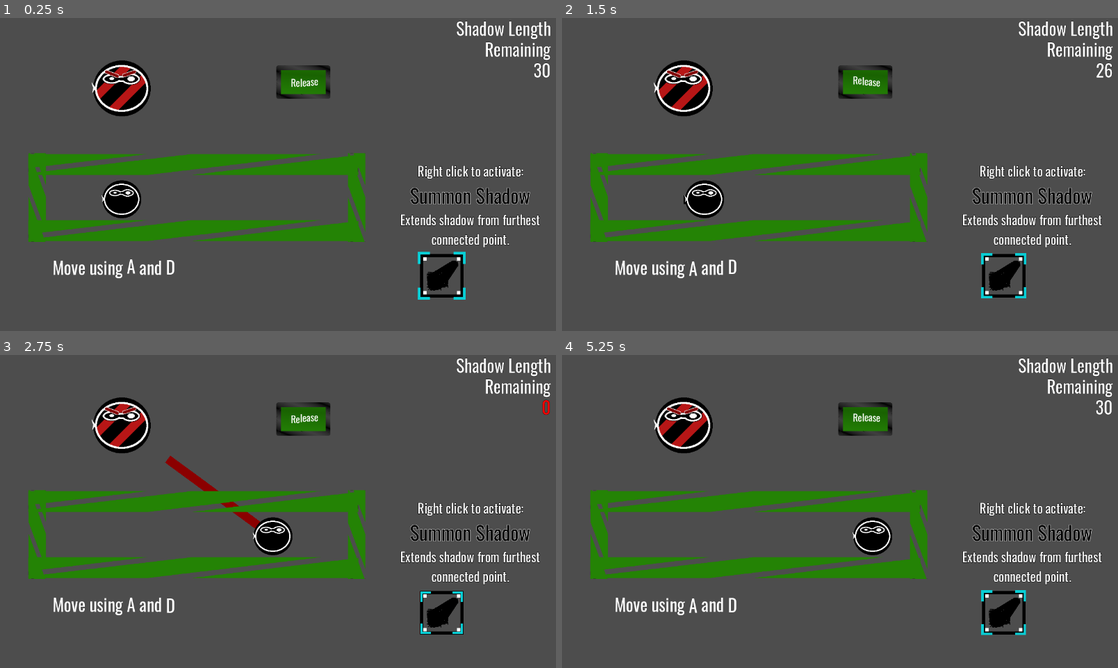
Above: before the commit, frames 1-4 (two rows, left to right).
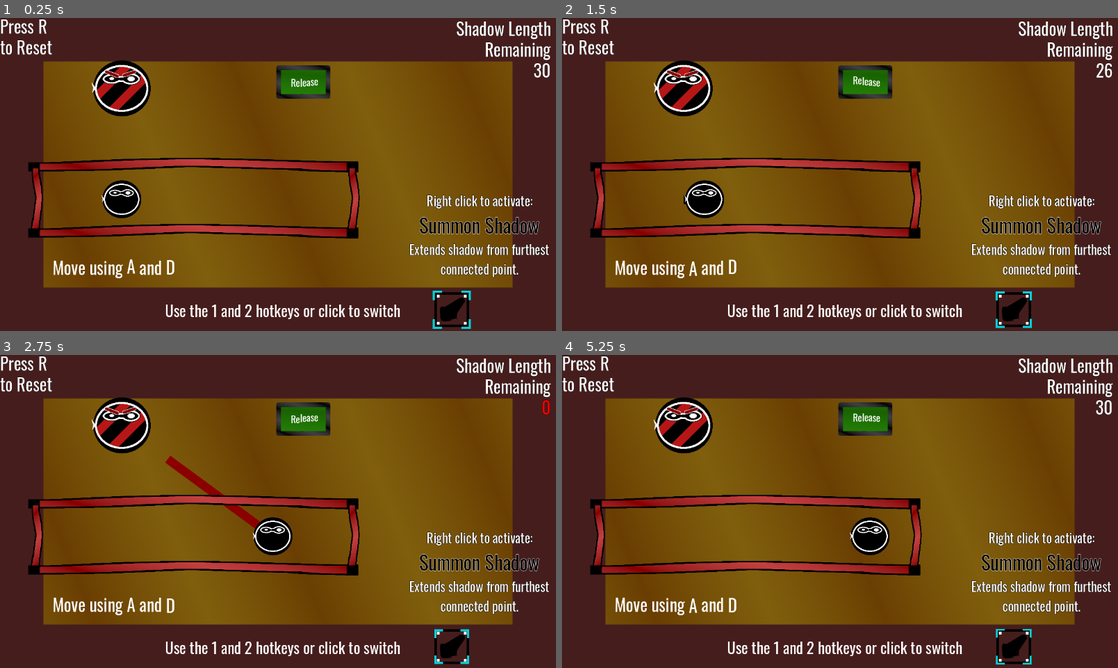
Above: after the commit, the same moments.

Repository: Goldenlion5648/LudumDare55
Game: Godot game, scene res://levels/level0.tscn
The game is run twice, just before and just after one commit, with the same random seed, the same clock (stepped at 60 frames per second) and the same inputs. Sound files missing from this copy of the repository are replaced by a short silence.
Inputs (mouse positions are in pixels of both pictures, inside the frame that each line leads up to; where the layout moved, square brackets give the same spot in the first picture):
- Up to frame 1 (0.25 s): no input
- Up to frame 2 (1.5 s): click (1012, 309) [1001, 274] at 0.5 s; tap Enter (ui_accept) at 1.25 s; move the mouse to (684, 199) at 1.27 s; hold Right (ui_right) from 1.28 s (still down); right-click (684, 199) at 1.35 s; click (684, 199) at 1.42 s
- Up to frame 3 (2.75 s): keep holding Right (ui_right); tap Enter (ui_accept) at 1.52, 2, 2.27 s; move the mouse to (122, 423) at 2.02 s; tap Space (clear_shadows) at 2.1 s; click (122, 423) at 2.17 s
- Up to frame 4 (5.25 s): tap Enter (ui_accept) at 2.75, 3.5, 3.77, 4.25, 4.52, 5 s; release Right (ui_right) at 2.78 s; hold Left (ui_left) 2.78-3.53 s; tap 2 (select_balloon) at 2.85 s; click (684, 423) at 2.92 s; move the mouse to (1029, 420) at 3.52 s; hold Right (ui_right) 3.53-5.03 s; tap 3 (select_light) at 3.6 s; click (1029, 420) at 3.67 s; move the mouse to (1034, 545) at 4.27 s; tap 1 (select_shadow) at 4.35 s; click (1034, 545) at 4.42 s; move the mouse to (673, 464) at 5.02 s; hold Left (ui_left) from 5.03 s (still down); right-click (673, 464) at 5.1 s; click (673, 464) at 5.17 s

The runs differ from the first frame. In frame 1, 96% of the frame differs, in the area x 0-100%, y 0-100%; in frame 2, 96%; in frame 3, 95%; in frame 4, 96%.

Commit message:
2 new levels

Diff:
--- a/levels/level0.tscn
+++ b/levels/level0.tscn
@@ -1,5 +1,6 @@
-[gd_scene load_steps=8 format=3 uid="uid://b36n5100v6a65"]
+[gd_scene load_steps=9 format=3 uid="uid://b36n5100v6a65"]
 
+[ext_resource type="PackedScene" uid="uid://dfsvjahgsc7lm" path="res://objects/background_holder.tscn" id="1_odmns"]
 [ext_resource type="PackedScene" uid="uid://c47saxuqrc270" path="res://objects/win_button.tscn" id="2_kd3ld"]
 [ext_resource type="Script" path="res://objects/shadow_controller.gd" id="3_d1x70"]
 [ext_resource type="PackedScene" uid="uid://jgfu8alemrxr" path="res://objects/player.tscn" id="4_fiee0"]
@@ -9,6 +10,9 @@
 [ext_resource type="PackedScene" uid="uid://ct20hjxw8kjjl" path="res://objects/wall_holder.tscn" id="7_p3mkn"]
 
 [node name="level0" type="Node2D"]
+
+[node name="background_holder" parent="." instance=ExtResource("1_odmns")]
+visible = false
 
 [node name="shadow_controller" type="Node2D" parent="." node_paths=PackedStringArray("player")]
 unique_name_in_owner = true
--- a/levels/level2.tscn
+++ b/levels/level2.tscn
@@ -7,6 +7,8 @@
 [ext_resource type="PackedScene" uid="uid://d4m15mq6e5jsn" path="res://objects/captureable_character.tscn" id="5_2nhyv"]
 [ext_resource type="PackedScene" uid="uid://ct20hjxw8kjjl" path="res://objects/wall_holder.tscn" id="6_lh6l7"]
 [ext_resource type="PackedScene" uid="uid://cxtcvyjqensai" path="res://objects/ui_holder.tscn" id="7_y7sc3"]
+[ext_resource type="PackedScene" uid="uid://cokodeof6ddtx" path="res://particles/balloon_particles.tscn" id="8_5itc5"]
+[ext_resource type="Script" path="res://particles/balloon_particles.gd" id="9_lc81v"]
 
 [node name="level2" type="Node2D"]
 
@@ -37,3 +39,12 @@
 scale = Vector2(0.400001, 1)
 
 [node name="ui_holder" parent="." instance=ExtResource("7_y7sc3")]
+
+[node name="balloon_particles" parent="." instance=ExtResource("8_5itc5")]
+position = Vector2(538, 277)
+emitting = false
+lifetime = 1.5
+initial_velocity_max = 101.85
+angular_velocity_max = 10.0
+orbit_velocity_min = -0.4
+script = ExtResource("9_lc81v")
--- a/levels/level3.tscn
+++ b/levels/level3.tscn
@@ -17,29 +17,29 @@
 starting_shadow_power = 330
 
 [node name="win_button" parent="." node_paths=PackedStringArray("node_to_remove") instance=ExtResource("2_cjqfl")]
-position = Vector2(194, -205)
+position = Vector2(-404, -229)
 node_to_remove = NodePath("../wall_holder")
 
 [node name="win_button2" parent="." node_paths=PackedStringArray("node_to_remove") instance=ExtResource("2_cjqfl")]
-position = Vector2(-54, -40)
+position = Vector2(140, 187)
 node_to_remove = NodePath("../wall_holder")
 
 [node name="Camera2D" type="Camera2D" parent="."]
 
 [node name="player" parent="." instance=ExtResource("3_6cetf")]
 unique_name_in_owner = true
-position = Vector2(-459, 180)
+position = Vector2(-234, -35)
 platform_wall_layers = 1
 script = ExtResource("4_heqhv")
 
 [node name="captureableCharacter" parent="." instance=ExtResource("5_ut7oy")]
-position = Vector2(-360, -198)
+position = Vector2(-134, -235)
 
 [node name="captureableCharacter2" parent="." instance=ExtResource("5_ut7oy")]
-position = Vector2(-359, -35)
+position = Vector2(-228, 184)
 
 [node name="wall_holder" parent="." instance=ExtResource("6_lhw31")]
-position = Vector2(-455, 123)
+position = Vector2(-230, -92)
 scale = Vector2(0.4, 1)
 
 [node name="ui_holder" parent="." instance=ExtResource("7_pfqi4")]
--- /dev/null
+++ b/levels/level4.tscn
@@ -0,0 +1,45 @@
+[gd_scene load_steps=8 format=3 uid="uid://dprutqmb0tan8"]
+
+[ext_resource type="Script" path="res://objects/shadow_controller.gd" id="1_pbuj3"]
+[ext_resource type="PackedScene" uid="uid://c47saxuqrc270" path="res://objects/win_button.tscn" id="2_084xf"]
+[ext_resource type="PackedScene" uid="uid://jgfu8alemrxr" path="res://objects/player.tscn" id="3_0o5wl"]
+[ext_resource type="Script" path="res://objects/player.gd" id="4_x3777"]
+[ext_resource type="PackedScene" uid="uid://d4m15mq6e5jsn" path="res://objects/captureable_character.tscn" id="5_dkh3o"]
+[ext_resource type="PackedScene" uid="uid://ct20hjxw8kjjl" path="res://objects/wall_holder.tscn" id="6_yrpsq"]
+[ext_resource type="PackedScene" uid="uid://cxtcvyjqensai" path="res://objects/ui_holder.tscn" id="7_uvga7"]
+
+[node name="level4" type="Node2D"]
+
+[node name="shadow_controller" type="Node2D" parent="." node_paths=PackedStringArray("player")]
+unique_name_in_owner = true
+script = ExtResource("1_pbuj3")
+player = NodePath("../player")
+starting_shadow_power = 330
+
+[node name="win_button" parent="." node_paths=PackedStringArray("node_to_remove") instance=ExtResource("2_084xf")]
+position = Vector2(194, -205)
+node_to_remove = NodePath("../wall_holder")
+
+[node name="win_button2" parent="." node_paths=PackedStringArray("node_to_remove") instance=ExtResource("2_084xf")]
+position = Vector2(-54, -40)
+node_to_remove = NodePath("../wall_holder")
+
+[node name="Camera2D" type="Camera2D" parent="."]
+
+[node name="player" parent="." instance=ExtResource("3_0o5wl")]
+unique_name_in_owner = true
+position = Vector2(-459, 180)
+platform_wall_layers = 1
+script = ExtResource("4_x3777")
+
+[node name="captureableCharacter" parent="." instance=ExtResource("5_dkh3o")]
+position = Vector2(-360, -198)
+
+[node name="captureableCharacter2" parent="." instance=ExtResource("5_dkh3o")]
+position = Vector2(-359, -35)
+
+[node name="wall_holder" parent="." instance=ExtResource("6_yrpsq")]
+position = Vector2(-455, 123)
+scale = Vector2(0.4, 1)
+
+[node name="ui_holder" parent="." instance=ExtResource("7_uvga7")]
--- /dev/null
+++ b/objects/background_holder.tscn
@@ -0,0 +1,22 @@
+[gd_scene load_steps=2 format=3 uid="uid://dfsvjahgsc7lm"]
+
+[ext_resource type="Texture2D" uid="uid://3y8g6fr7tnyd" path="res://textures/background2.png" id="1_spw6t"]
+
+[node name="background_holder" type="Control"]
+layout_mode = 3
+anchors_preset = 15
+anchor_right = 1.0
+anchor_bottom = 1.0
+offset_left = -640.0
+offset_top = -360.0
+offset_right = 640.0
+offset_bottom = 360.0
+grow_horizontal = 2
+grow_vertical = 2
+mouse_filter = 1
+
+[node name="TextureRect" type="TextureRect" parent="."]
+layout_mode = 0
+offset_right = 40.0
+offset_bottom = 40.0
+texture = ExtResource("1_spw6t")
--- a/objects/capturable.gd
+++ b/objects/capturable.gd
@@ -3,7 +3,11 @@
 
 @export var shadow_worth = 100
 @export var walkable = true
-var is_captured = false
+var is_captured = false:
+	set(val):
+		is_captured = val
+		change_color()
+
 
 var mouse_is_inside = false
 
@@ -28,6 +32,16 @@
 	mouse_is_inside = false
 	# print("mouse exited")
 
+func change_color():
+	print("changed color")
+	prints("is captured", is_captured)
+	if is_captured and self.get_parent().name != "player":
+		self.get_parent().modulate = Color(0.2745, 0.1608, 0.1608, 1)
+	else:
+		self.get_parent().modulate = Color(1, 1, 1, 1)
+		#(self as Node2D).get_parent()
+
+
 func _input(event: InputEvent) -> void:
 	if event is InputEventMouse and mouse_is_inside:
 		# print("had mouse")
--- a/objects/globals.gd
+++ b/objects/globals.gd
@@ -13,6 +13,8 @@
 signal retrack_shadows_signal
 signal play_win_sound_signal
 
+signal button_pressed_signal
+
 
 enum SelectableAbilities{
 	NormalShadow=0,
@@ -21,7 +23,7 @@
 }
 
 
-var current_level = 0
+var current_level = 2
 var CURRENT_SHADOW_CONTROLLER: ShadowController
 
 var selected_ability: SelectableAbilities
--- a/objects/hotbar_controller.gd
+++ b/objects/hotbar_controller.gd
@@ -32,12 +32,18 @@
 func _on_shadow_icon_pressed() -> void:
 	Globals.selected_ability = Globals.SelectableAbilities.NormalShadow
 	Globals.selected_ability_changed.emit(Globals.SHADOW_ICON)
+	Globals.SHADOW_ICON.hide()
+	Globals.SHADOW_ICON.show()
 
 
 func _on_balloon_icon_pressed() -> void:
 	Globals.selected_ability = Globals.SelectableAbilities.PlaceBalloon
 	Globals.selected_ability_changed.emit(Globals.BALLOON_ICON)
+	Globals.BALLOON_ICON.hide()
+	Globals.BALLOON_ICON.show()
 
 func _on_light_icon_pressed() -> void:
 	Globals.selected_ability = Globals.SelectableAbilities.ThrowLight
 	Globals.selected_ability_changed.emit(Globals.LIGHT_ICON)
+	Globals.LIGHT_ICON.hide()
+	Globals.LIGHT_ICON.show()
--- a/objects/hotbar_label.gd
+++ b/objects/hotbar_label.gd
@@ -10,15 +10,11 @@
 	var description = ""
 	if Globals.selected_ability == Globals.SelectableAbilities.NormalShadow:
 		ability_name = "[font_size=45][outline_color=white][color=black]Summon Shadow[/color][/outline_color][/font_size]"
-		description = "Extends shadow from furthest\nconnected point."
+		description = "Extends shadow from furthest connected point."
 	elif Globals.selected_ability == Globals.SelectableAbilities.PlaceBalloon:
 		ability_name = "[font_size=45][outline_color=white][color=darkred]Summon Balloon[/color][/outline_color][/font_size]"
-		description = "Places a balloon that\nextends the shadows reach."
+		description = "Places a balloon that extends your shadow reach."
 	else:
 		ability_name = "Summon Light"
 	self.text = "[center]Right click to activate:\n%s\n%s[/center]" % [ability_name, description]
-	print('updated text')
-
-# Called every frame. 'delta' is the elapsed time since the previous frame.
-func _process(delta: float) -> void:
-	pass
+	# print('updated text')
--- a/objects/sound_controller.gd
+++ b/objects/sound_controller.gd
@@ -9,6 +9,7 @@
 	Globals.retrack_shadows_signal.connect(play_retract_shadows_sound)
 	Globals.play_win_sound_signal.connect(play_win_sound)
 	Globals.selected_ability_changed.connect(play_select_ability_sound)
+	Globals.button_pressed_signal.connect(play_select_ability_sound)
 	background_music.finished.connect(play_background_music)
 	play_background_music()
 
@@ -27,6 +28,7 @@
 
 func play_summon_shadow_sound():
 	$summon_shadow.play()
+	$summon_shadow2.play()
 
 func play_retract_shadows_sound():
 	$retract_shadows.play()
--- a/objects/sound_controller.tscn
+++ b/objects/sound_controller.tscn
@@ -1,12 +1,13 @@
-[gd_scene load_steps=10 format=3 uid="uid://ddxtl6kpdjh2m"]
+[gd_scene load_steps=11 format=3 uid="uid://ddxtl6kpdjh2m"]
 
 [ext_resource type="Script" path="res://objects/sound_controller.gd" id="1_bgbxt"]
 [ext_resource type="AudioStream" uid="uid://dmukiwpe57c8l" path="res://sounds/capture_sound.wav" id="2_l4tsh"]
 [ext_resource type="AudioStream" uid="uid://cqx6ffloxoaws" path="res://sounds/summon_balloon2.wav" id="3_8vbgq"]
 [ext_resource type="AudioStream" uid="uid://cn5kpl2h77hvp" path="res://sounds/balloon2.wav" id="4_gqfb3"]
 [ext_resource type="AudioStream" uid="uid://sa28r5xxv8oa" path="res://sounds/summon_shadow.wav" id="4_rnvb8"]
-[ext_resource type="AudioStream" uid="uid://bv4b5txcqmr5d" path="res://sounds/retrack_shadow.wav" id="5_40pxl"]
+[ext_resource type="AudioStream" uid="uid://bbola3xhiywvj" path="res://sounds/shadow2.wav" id="6_eh0a3"]
 [ext_resource type="AudioStream" uid="uid://dkcxvwijgfx" path="res://sounds/win_sound.wav" id="6_md17t"]
+[ext_resource type="AudioStream" uid="uid://e73rwqhuo1wt" path="res://sounds/retract2.wav" id="7_swas1"]
 [ext_resource type="AudioStream" uid="uid://dun0eodk1guol" path="res://sounds/background.wav" id="7_ux8g0"]
 [ext_resource type="AudioStream" uid="uid://bcad1teqw6660" path="res://sounds/select_ability.wav" id="8_bj2fl"]
 
@@ -29,8 +30,13 @@
 stream = ExtResource("4_rnvb8")
 volume_db = 4.651
 
+[node name="summon_shadow2" type="AudioStreamPlayer2D" parent="."]
+stream = ExtResource("6_eh0a3")
+volume_db = 5.12
+pitch_scale = 0.84
+
 [node name="retract_shadows" type="AudioStreamPlayer2D" parent="."]
-stream = ExtResource("5_40pxl")
+stream = ExtResource("7_swas1")
 
 [node name="win_sound" type="AudioStreamPlayer2D" parent="."]
 stream = ExtResource("6_md17t")
--- a/objects/ui_holder.tscn
+++ b/objects/ui_holder.tscn
@@ -58,6 +58,23 @@
 fit_content = true
 script = ExtResource("1_dy5iy")
 
+[node name="reset_hint" type="RichTextLabel" parent="."]
+layout_mode = 1
+offset_right = 141.0
+offset_bottom = 108.0
+mouse_filter = 1
+theme_override_constants/shadow_offset_x = 3
+theme_override_constants/shadow_offset_y = 3
+theme_override_constants/line_separation = -12
+theme_override_constants/outline_size = 2
+theme_override_constants/text_highlight_h_padding = 30
+theme_override_constants/text_highlight_v_padding = 0
+theme_override_font_sizes/normal_font_size = 40
+bbcode_enabled = true
+text = "[outline_color=black][left]Press R
+to Reset[/left]"
+fit_content = true
+
 [node name="hotbar_holder" type="Control" parent="."]
 layout_mode = 1
 anchors_preset = 3
@@ -65,21 +82,23 @@
 anchor_top = 1.0
 anchor_right = 1.0
 anchor_bottom = 1.0
-offset_left = -300.0
-offset_top = -300.0
+offset_left = -248.0
+offset_top = -244.0
+offset_right = 52.0
+offset_bottom = 56.0
 grow_horizontal = 0
 grow_vertical = 0
 
 [node name="hotbar_label" type="RichTextLabel" parent="hotbar_holder"]
-custom_minimum_size = Vector2(450, 100)
+custom_minimum_size = Vector2(360, 220)
 layout_mode = 1
 anchors_preset = 15
 anchor_right = 1.0
 anchor_bottom = 1.0
-offset_left = -122.0
-offset_top = -91.0
-offset_right = 28.0
-offset_bottom = -176.0
+offset_left = -108.0
+offset_top = -79.0
+offset_right = -48.0
+offset_bottom = -159.0
 grow_horizontal = 2
 grow_vertical = 2
 theme_override_colors/font_outline_color = Color(0, 0, 0, 1)
@@ -98,12 +117,13 @@
 anchors_preset = 15
 anchor_right = 1.0
 anchor_bottom = 1.0
-offset_left = -13.0
-offset_top = 123.0
-offset_right = 7.0
-offset_bottom = -77.0
+offset_left = -32.0
+offset_top = 155.0
+offset_right = -12.0
+offset_bottom = -45.0
 grow_horizontal = 2
 grow_vertical = 2
+scale = Vector2(0.8, 0.8)
 theme = SubResource("Theme_af8em")
 theme_override_constants/separation = 10
 script = ExtResource("2_1vfup")
@@ -155,15 +175,15 @@
 anchors_preset = 15
 anchor_right = 1.0
 anchor_bottom = 1.0
-offset_left = -125.0
-offset_top = 228.0
-offset_right = 118.0
-offset_bottom = -3.0
+offset_left = -652.0
+offset_top = 169.0
+offset_right = -362.0
+offset_bottom = -62.0
 grow_horizontal = 2
 grow_vertical = 2
 theme_override_font_sizes/normal_font_size = 36
 bbcode_enabled = true
-text = "Hotkeys       1            2"
+text = "Use the 1 and 2 hotkeys or click to switch"
 script = ExtResource("10_ljosc")
 
 [connection signal="pressed" from="hotbar_holder/hotbarHbox/shadow_icon" to="hotbar_holder/hotbarHbox" method="_on_shadow_icon_pressed"]
--- a/objects/wall.tscn
+++ b/objects/wall.tscn
@@ -1,6 +1,6 @@
 [gd_scene load_steps=3 format=3 uid="uid://dl0ne3snf6v0y"]
 
-[ext_resource type="Texture2D" uid="uid://saagawv1c1uu" path="res://textures/wall.png" id="1_lv680"]
+[ext_resource type="Texture2D" uid="uid://2ohjaup0xw6a" path="res://textures/wall2.png" id="1_i3rfw"]
 
 [sub_resource type="RectangleShape2D" id="RectangleShape2D_sdo2v"]
 size = Vector2(200, 200)
@@ -9,7 +9,7 @@
 
 [node name="Sprite2D" type="Sprite2D" parent="."]
 texture_repeat = 2
-texture = ExtResource("1_lv680")
+texture = ExtResource("1_i3rfw")
 
 [node name="CollisionShape2D" type="CollisionShape2D" parent="."]
 shape = SubResource("RectangleShape2D_sdo2v")
--- a/objects/wall_holder.tscn
+++ b/objects/wall_holder.tscn
@@ -17,11 +17,11 @@
 scale = Vector2(3.8, 0.24)
 
 [node name="wall3" parent="." instance=ExtResource("1_ttikn")]
-position = Vector2(537, 53)
+position = Vector2(531, 55)
 rotation = 1.57079
-scale = Vector2(1.01684, 0.200001)
+scale = Vector2(0.74, 0.2)
 
 [node name="wall6" parent="." instance=ExtResource("1_ttikn")]
-position = Vector2(-198, 53)
+position = Vector2(-198, 55)
 rotation = 1.57079
-scale = Vector2(1.01684, 0.200001)
+scale = Vector2(0.74, 0.2)
--- a/objects/win_button.gd
+++ b/objects/win_button.gd
@@ -9,6 +9,8 @@
 func _on_body_entered(body: Node2D) -> void:
 	Globals.win_buttons_pressed += 1
 	print("was entered")
+	self.modulate = Color(0.7, 0.7, 0.7, 1)
+	Globals.button_pressed_signal.emit()
 	if Globals.win_buttons_pressed == Globals.total_win_button_count:
 		node_to_remove.fade_kids()
 		Globals.play_win_sound_signal.emit()
--- /dev/null
+++ b/particles/balloon_particles.gd
@@ -0,0 +1,12 @@
+extends CPUParticles2D
+
+
+# Called when the node enters the scene tree for the first time.
+func _ready() -> void:
+	self.emitting = true
+	self.one_shot = true
+
+
+# Called every frame. 'delta' is the elapsed time since the previous frame.
+func _process(delta: float) -> void:
+	pass
--- /dev/null
+++ b/particles/balloon_particles.tscn
@@ -0,0 +1,10 @@
+[gd_scene load_steps=2 format=3 uid="uid://cokodeof6ddtx"]
+
+[ext_resource type="Texture2D" uid="uid://btl47jppswy73" path="res://textures/balloon_only.png" id="1_rogu6"]
+
+[node name="balloon_particles" type="CPUParticles2D"]
+lifetime = 3.0
+texture = ExtResource("1_rogu6")
+gravity = Vector2(-300, -90)
+scale_amount_min = 0.4
+scale_amount_max = 0.7
--- a/project.godot
+++ b/project.godot
@@ -17,6 +17,7 @@
 
 [autoload]
 
+BackgroundHolder="*res://objects/background_holder.tscn"
 Globals="*res://objects/globals.gd"
 SoundController="*res://objects/sound_controller.tscn"
 
Not shown: 1 places in levels/level2.tscn that only renumber resources
Not shown, added: sounds/button_click.wav.import
Not shown, added: sounds/retract2.wav.import
Not shown, added: sounds/shadow2.wav.import
Binary file added: textures/background.png
Not shown, added: textures/background.png.import
Binary file added: textures/background2.png
Not shown, added: textures/background2.png.import
Binary file added: textures/wall2.png
Not shown, added: textures/wall2.png.import
Not shown, added: sounds/button_click.wav
Not shown, added: sounds/retract2.wav
(and 1 more such lines)
